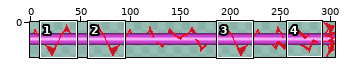
File history of a pixel-art file, Assets/Assets/NavigatingHalls/NHSprites/Beam.aseprite. The picture above shows the old version from afar; the outline marks the close-up.
Close-up. Old version:
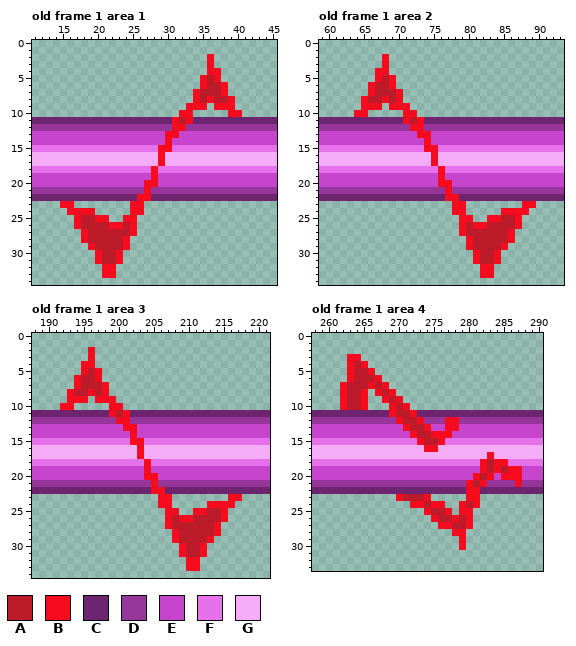
305x35 pixels, 4 frames. Shown: old frame 1 area 1: x 11..45, y 0..34; old frame 1 area 2: x 59..93, y 0..34; old frame 1 area 3: x 188..221, y 0..34; old frame 1 area 4: x 258..290, y 0..33. The commit also changed other frames or places, which this record leaves out.
Visible layers, top first: "Layer 2", "Layer 1".
Palette (. is transparent): A #bc1b29  B #f70b1f  C #6d2570  D #96369a  E #c744cd  F #e671eb  G #f6adf9
Pixels before, old frame 1 area 1, first column x 11:
 2 .........................B.........
 3 .........................B.........
 4 .........................BB........
 5 ........................BAB........
 6 ........................BAAB.......
 7 .......................BAAAB.......
 8 .......................BABAAB......
 9 ......................BBB.BBB......
10 .....................BB.....BB.....
11 CCCCCCCCCCCCCCCCCCCCBABCCCCCCCCCCCC
12 DDDDDDDDDDDDDDDDDDDDBBDDDDDDDDDDDDD
13 EEEEEEEEEEEEEEEEEEEBBEEEEEEEEEEEEEE
14 EEEEEEEEEEEEEEEEEEEBEEEEEEEEEEEEEEE
15 FFFFFFFFFFFFFFFFFFBBFFFFFFFFFFFFFFF
16 GGGGGGGGGGGGGGGGGGBGGGGGGGGGGGGGGGG
17 GGGGGGGGGGGGGGGGGGBGGGGGGGGGGGGGGGG
18 FFFFFFFFFFFFFFFFFBFFFFFFFFFFFFFFFFF
19 EEEEEEEEEEEEEEEEEBEEEEEEEEEEEEEEEEE
20 EEEEEEEEEEEEEEEEBBEEEEEEEEEEEEEEEEE
21 DDDDDDDDDDDDDDDDBDDDDDDDDDDDDDDDDDD
22 CCCCCCCCCCCCCCCBBCCCCCCCCCCCCCCCCCC
23 ....BB........BB...................
24 .....BBBB.....BB...................
25 ......BAABB..BB....................
26 ......BAAAABBAB....................
27 .......BAAAAAAB....................
28 .......BAAAAAB.....................
29 ........BAAAAB.....................
30 .........BAAB......................
31 .........BAAB......................
32 ..........BB.......................
33 ..........BB.......................
Pixels before, old frame 1 area 2, first column x 59:
 2 .........B.........................
 3 .........B.........................
 4 ........BB.........................
 5 ........BAB........................
 6 .......BAAB........................
 7 .......BAAAB.......................
 8 ......BAABAB.......................
 9 ......BBB.BBB......................
10 .....BB.....BB.....................
11 CCCCCCCCCCCCBABCCCCCCCCCCCCCCCCCCCC
12 DDDDDDDDDDDDDBBDDDDDDDDDDDDDDDDDDDD
13 EEEEEEEEEEEEEEBBEEEEEEEEEEEEEEEEEEE
14 EEEEEEEEEEEEEEEBEEEEEEEEEEEEEEEEEEE
15 FFFFFFFFFFFFFFFBBFFFFFFFFFFFFFFFFFF
16 GGGGGGGGGGGGGGGGBGGGGGGGGGGGGGGGGGG
17 GGGGGGGGGGGGGGGGBGGGGGGGGGGGGGGGGGG
18 FFFFFFFFFFFFFFFFFBFFFFFFFFFFFFFFFFF
19 EEEEEEEEEEEEEEEEEBEEEEEEEEEEEEEEEEE
20 EEEEEEEEEEEEEEEEEBBEEEEEEEEEEEEEEEE
21 DDDDDDDDDDDDDDDDDDBDDDDDDDDDDDDDDDD
22 CCCCCCCCCCCCCCCCCCBBCCCCCCCCCCCCCCC
23 ...................BB........BB....
24 ...................BB.....BBBB.....
25 ....................BB..BBAAB......
26 ....................BABBAAAAB......
27 ....................BAAAAAAB.......
28 .....................BAAAAAB.......
29 .....................BAAAAB........
30 ......................BAAB.........
31 ......................BAAB.........
32 .......................BB..........
33 .......................BB..........
Pixels before, old frame 1 area 3, first column x 188:
 2 ........B.........................
 3 ........B.........................
 4 .......BB.........................
 5 .......BAB........................
 6 ......BAAB........................
 7 ......BAAAB.......................
 8 .....BAABAB.......................
 9 .....BBB.BBB......................
10 ....BB.....BB.....................
11 CCCCCCCCCCCBABCCCCCCCCCCCCCCCCCCCC
12 DDDDDDDDDDDDBBDDDDDDDDDDDDDDDDDDDD
13 EEEEEEEEEEEEEBBEEEEEEEEEEEEEEEEEEE
14 EEEEEEEEEEEEEEBEEEEEEEEEEEEEEEEEEE
15 FFFFFFFFFFFFFFBBFFFFFFFFFFFFFFFFFF
16 GGGGGGGGGGGGGGGBGGGGGGGGGGGGGGGGGG
17 GGGGGGGGGGGGGGGBGGGGGGGGGGGGGGGGGG
18 FFFFFFFFFFFFFFFFBFFFFFFFFFFFFFFFFF
19 EEEEEEEEEEEEEEEEBEEEEEEEEEEEEEEEEE
20 EEEEEEEEEEEEEEEEBBEEEEEEEEEEEEEEEE
21 DDDDDDDDDDDDDDDDDBDDDDDDDDDDDDDDDD
22 CCCCCCCCCCCCCCCCCBBCCCCCCCCCCCCCCC
23 ..................BB........BB....
24 ..................BB.....BBBB.....
25 ...................BB..BBAAB......
26 ...................BABBAAAAB......
27 ...................BAAAAAAB.......
28 ....................BAAAAAB.......
29 ....................BAAAAB........
30 .....................BAAB.........
31 .....................BAAB.........
32 ......................BB..........
33 ......................BB..........
Pixels before, old frame 1 area 4, first column x 258:
 3 .....BB..........................
 4 .....BAB.........................
 5 .....BAAB........................
 6 .....BAAAB.......................
 7 ....BAAABAB......................
 8 ....BAAB.BAB.....................
 9 ....BAAB..BAB....................
10 ....BAAB...BAB...................
11 CCCCCCCCCCCBAABCCCCCCCCCCCCCCCCCC
12 DDDDDDDDDDDDBAABDDDBBDDDDDDDDDDDD
13 EEEEEEEEEEEEEBAABEEBBEEEEEEEEEEEE
14 EEEEEEEEEEEEEEBAABBBEEEEEEEEEEEEE
15 FFFFFFFFFFFFFFFBAABFFFFFFFFFFFFFF
16 GGGGGGGGGGGGGGGGBBGGGGGGGGGGGGGGG
17 GGGGGGGGGGGGGGGGGGGGGGGGGBGGGGGGG
18 FFFFFFFFFFFFFFFFFFFFFFFFBABBFFFFF
19 EEEEEEEEEEEEEEEEEEEEEEEEBABABBEEE
20 EEEEEEEEEEEEEEEEEEEEEEEBABEBBBEEE
21 DDDDDDDDDDDDDDDDDDDDDDBABDDDDBDDD
22 CCCCCCCCCCCCCCCCCCCCCCBBCCCCCCCCC
23 ............BAAAB.....BB.........
24 ..............BBABB..BAB.........
25 ................BAAB.BB..........
26 .................BAABAB..........
27 ..................BBAAB..........
28 ....................BB...........
29 .....................B...........
30 .....................B...........
After:
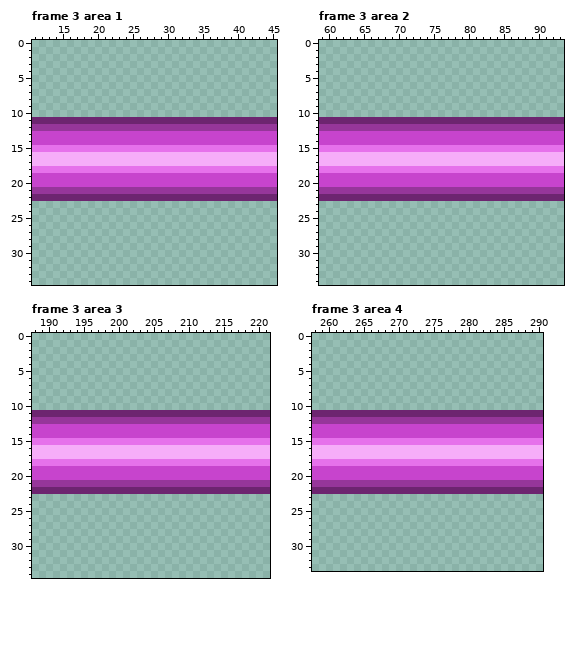
A new or re-ordered frame is compared with the old frame closest to it.
The edit:
frames 4 -> 15
Frame 3 area 1 is new; against old frame 1, layer "Layer 2":
y 2..3: x 36 B -> .
y 4: x 36..37 BB -> ..
y 5: x 35..37 BAB -> ...
y 6: x 35..38 BAAB -> ....
y 7: x 34..38 BAAAB -> .....
y 8: x 34..39 BABAAB -> ......
y 9: x 33..35 BBB -> ...; x 37..39 BBB -> ...
y 10: x 32..33 BB -> ..; x 39..40 BB -> ..
y 11: x 31..33 BAB -> CCC
y 12: x 31..32 BB -> DD
y 13: x 30..31 BB -> EE
y 14: x 30 B -> E
y 15: x 29..30 BB -> FF
y 16..17: x 29 B -> G
y 18: x 28 B -> F
y 19: x 28 B -> E
y 20: x 27..28 BB -> EE
y 21: x 27 B -> D
y 22: x 26..27 BB -> CC
y 23: x 15..16 BB -> ..; x 25..26 BB -> ..
y 24: x 16..19 BBBB -> ....; x 25..26 BB -> ..
y 25: x 17..21 BAABB -> .....; x 24..25 BB -> ..
y 26: x 17..25 BAAAABBAB -> .........
y 27: x 18..25 BAAAAAAB -> ........
y 28: x 18..24 BAAAAAB -> .......
y 29: x 19..24 BAAAAB -> ......
y 30..31: x 20..23 BAAB -> ....
y 32..33: x 21..22 BB -> ..
Frame 3 area 2 is new; against old frame 1, layer "Layer 2":
y 2..3: x 68 B -> .
y 4: x 67..68 BB -> ..
y 5: x 67..69 BAB -> ...
y 6: x 66..69 BAAB -> ....
y 7: x 66..70 BAAAB -> .....
y 8: x 65..70 BAABAB -> ......
y 9: x 65..67 BBB -> ...; x 69..71 BBB -> ...
y 10: x 64..65 BB -> ..; x 71..72 BB -> ..
y 11: x 71..73 BAB -> CCC
y 12: x 72..73 BB -> DD
y 13: x 73..74 BB -> EE
y 14: x 74 B -> E
y 15: x 74..75 BB -> FF
y 16..17: x 75 B -> G
y 18: x 76 B -> F
y 19: x 76 B -> E
y 20: x 76..77 BB -> EE
y 21: x 77 B -> D
y 22: x 77..78 BB -> CC
y 23: x 78..79 BB -> ..; x 88..89 BB -> ..
y 24: x 78..79 BB -> ..; x 85..88 BBBB -> ....
y 25: x 79..80 BB -> ..; x 83..87 BBAAB -> .....
y 26: x 79..87 BABBAAAAB -> .........
y 27: x 79..86 BAAAAAAB -> ........
y 28: x 80..86 BAAAAAB -> .......
y 29: x 80..85 BAAAAB -> ......
y 30..31: x 81..84 BAAB -> ....
y 32..33: x 82..83 BB -> ..
Frame 3 area 3 is new; against old frame 1, layer "Layer 2":
y 2..3: x 196 B -> .
y 4: x 195..196 BB -> ..
y 5: x 195..197 BAB -> ...
y 6: x 194..197 BAAB -> ....
y 7: x 194..198 BAAAB -> .....
y 8: x 193..198 BAABAB -> ......
y 9: x 193..195 BBB -> ...; x 197..199 BBB -> ...
y 10: x 192..193 BB -> ..; x 199..200 BB -> ..
y 11: x 199..201 BAB -> CCC
y 12: x 200..201 BB -> DD
y 13: x 201..202 BB -> EE
y 14: x 202 B -> E
y 15: x 202..203 BB -> FF
y 16..17: x 203 B -> G
y 18: x 204 B -> F
y 19: x 204 B -> E
y 20: x 204..205 BB -> EE
y 21: x 205 B -> D
y 22: x 205..206 BB -> CC
y 23: x 206..207 BB -> ..; x 216..217 BB -> ..
y 24: x 206..207 BB -> ..; x 213..216 BBBB -> ....
y 25: x 207..208 BB -> ..; x 211..215 BBAAB -> .....
y 26: x 207..215 BABBAAAAB -> .........
y 27: x 207..214 BAAAAAAB -> ........
y 28: x 208..214 BAAAAAB -> .......
y 29: x 208..213 BAAAAB -> ......
y 30..31: x 209..212 BAAB -> ....
y 32..33: x 210..211 BB -> ..
Frame 3 area 4 is new; against old frame 1, layer "Layer 2":
y 3: x 263..264 BB -> ..
y 4: x 263..265 BAB -> ...
y 5: x 263..266 BAAB -> ....
y 6: x 263..267 BAAAB -> .....
y 7: x 262..268 BAAABAB -> .......
y 8: x 262..265 BAAB -> ....; x 267..269 BAB -> ...
y 9: x 262..265 BAAB -> ....; x 268..270 BAB -> ...
y 10: x 262..265 BAAB -> ....; x 269..271 BAB -> ...
y 11: x 269..272 BAAB -> CCCC
y 12: x 270..273 BAAB -> DDDD; x 277..278 BB -> DD
y 13: x 271..274 BAAB -> EEEE; x 277..278 BB -> EE
y 14: x 272..277 BAABBB -> EEEEEE
y 15: x 273..276 BAAB -> FFFF
y 16: x 274..275 BB -> GG
y 17: x 283 B -> G
y 18: x 282..285 BABB -> FFFF
y 19: x 282..287 BABABB -> EEEEEE
y 20: x 281..283 BAB -> EEE; x 285..287 BBB -> EEE
y 21: x 280..282 BAB -> DDD; x 287 B -> D
y 22: x 280..281 BB -> CC
y 23: x 270..274 BAAAB -> .....; x 280..281 BB -> ..
y 24: x 272..276 BBABB -> .....; x 279..281 BAB -> ...
y 25: x 274..277 BAAB -> ....; x 279..280 BB -> ..
y 26: x 275..280 BAABAB -> ......
y 27: x 276..280 BBAAB -> .....
y 28: x 278..279 BB -> ..
y 29..30: x 279 B -> .
Boxes around the changes in both close-ups, in picture pixels (x1, y1, x2, y2):
changed: (60, 54, 242, 278)
changed: (354, 54, 536, 278)
changed: (60, 347, 242, 571)
changed: (340, 354, 522, 550)
